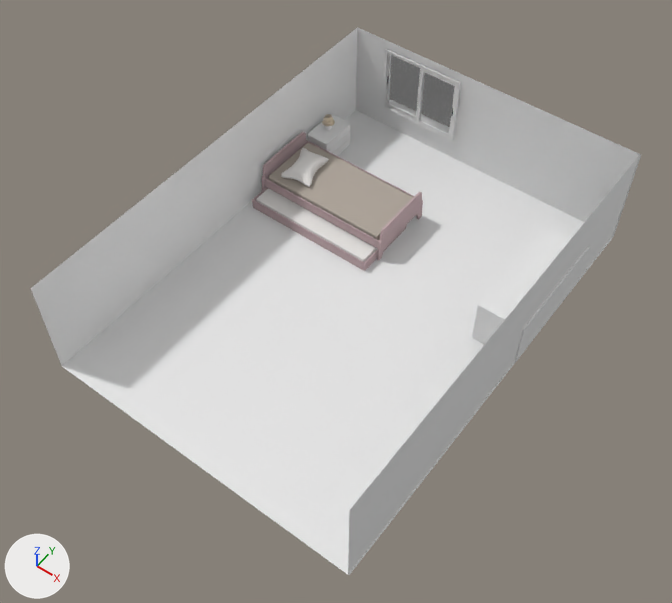
The Blender file modelo/vintage-bed.blend: old version first, new version second.
One viewpoint serves both versions: a camera (50 mm lens) standing at (28.2, -39.8, 52.9) and looking at (3.6, -7.4, 2.2). The lights are fixed; the arrows at lower left show +X, +Y and +Z.

In view in the first picture: 'Mesa de cabeceira', 'Mesa de cabeceira.001', 'Plane', 'Window.L', 'Window.R', 'bed-mattress', 'bed-structure', 'divan', 'divan-mattress'.
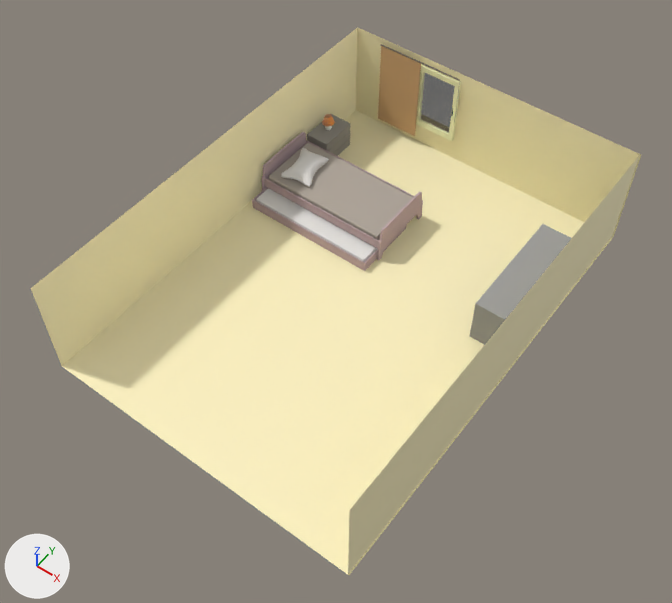
Changed parts and their boxes (x1, y1, x2, y2) in the pictures (672 x 603 px):
'Plane', recoloured (white to beige): (31, 27, 641, 575) in both
'Mesa de cabeceira.001', recoloured, moved (white to grey): before (472, 225, 589, 362); after (470, 224, 572, 345)
'Panel_2', added (brown): after (378, 46, 421, 136)
'Mesa de cabeceira', recoloured: (307, 114, 350, 156) in both
'Rail', added: after (380, 44, 460, 81)
'Panel_1', added: after (415, 67, 421, 129)
'Window.L', unchanged, covered by the edit: before (385, 53, 420, 119)

What changed in the scene script:
```text
Add mat_material_003:
    mat_material_003 = bpy.data.materials.new('Material.003')
    mat_material_003.use_nodes = True; mat_material_003.node_tree.nodes.clear()
    _N = mat_material_003.node_tree.nodes; _L = mat_material_003.node_tree.links
    n0 = _N.new('ShaderNodeBsdfPrincipled'); n0.name = 'Principled BSDF'
    n0.distribution = 'GGX'
    n0.subsurface_method = 'BURLEY'
    n1 = _N.new('ShaderNodeOutputMaterial'); n1.name = 'Material Output'
    n2 = _N.new('ShaderNodeRGB'); n2.name = 'RGB'
    n2.outputs[0].default_value = (1.0, 0.902, 0.546, 1.0)  # 'Color', beige #fff4c3
    _L.new(n0.outputs[0], n1.inputs[0])  # 'BSDF' to 'Surface'
    _L.new(n2.outputs[0], n0.inputs[0])  # 'Color' to 'Base Color'
Add mat_support_1_l_material:
    mat_support_1_l_material = bpy.data.materials.new('Support_1.L_material')
    # nodes: BsdfAnisotropic, BsdfDiffuse, MixShader, OutputMaterial
Add mat_support_0_l_material:
    mat_support_0_l_material = bpy.data.materials.new('Support_0.L_material')
    # nodes: BsdfAnisotropic, BsdfDiffuse, MixShader, OutputMaterial
Change me_plane_002:
    where me_plane_002.from_pydata(...)  # 42 vertices, 26 faces; spans x -300.0..136.0, y -300.0..300.0, z 0.0..149.0
    add me_plane_002.materials.append(mat_material_003)
Change me_cube:
    where me_cube.from_pydata(...)  # 56 vertices, 45 faces; spans x -7.1..-5.1, y -12.94..-10.82, z -0.98..1.31
    add me_cube.materials.append(mat_material_002)  # grey #9d9991
Change me_cube_002:
    where me_cube_002.from_pydata(...)  # 56 vertices, 45 faces; spans x -7.1..-5.1, y -12.94..-10.82, z -0.98..1.31
    add me_cube_002.materials.append(mat_material_001)  # grey #a09f9d
Add me_panel_2:
    me_panel_2.from_pydata([(0.0, 0.0, 0.0), (0.0, 0.0, -1.8), (0.51, 0.0, -1.8), (0.51, 0.0, 0.0)], [], [(0, 1, 2, 3)])
    me_panel_2.materials.append(mat_fabric_material)  # its picture is missing
Add me_panel_1:
    me_panel_1.from_pydata([(0.0, 0.0, 0.0), (0.0, 0.0, -1.8), (0.51, 0.0, -1.8), (0.51, 0.0, 0.0)], [], [(0, 1, 2, 3)])
    me_panel_1.materials.append(mat_fabric_material)  # its picture is missing
Change ob_mesa_de_cabeceira_001:
    ob_mesa_de_cabeceira_001.location: (2.76, 53.59, 1.59) -> (2.57, 53.59, 1.59)
Add ob_panel_2:
    ob_panel_2 = bpy.data.objects.new('Panel_2', me_panel_2)
    ob_panel_2.parent = ob_support_1_l
    ob_panel_2.location = (-0.01, -0.006, -0.008)
Add ob_support_1_l:
    ob_support_1_l = bpy.data.objects.new('Support_1.L', me_support_1_l)  # 12 vertices, 8 faces; spans x 0.0..0.48, y -0.006..0.0, z -0.015..0.0
    ob_support_1_l.parent = ob_rail
    ob_support_1_l.location = (0.02, -0.021, 0.006)
Add ob_rail:
    ob_rail = bpy.data.objects.new('Rail', me_rail)  # 32 vertices, 22 faces; spans x 0.0..1.0, y -0.03..0.0, z 0.0..0.014; in mat_rail_material (brown #756b60)
    ob_rail.location = (-6.42, 11.62, 8.13)
    ob_rail.scale = (7.37, 3.33, 4.1)
Add ob_panel_1:
    ob_panel_1 = bpy.data.objects.new('Panel_1', me_panel_1)
    ob_panel_1.parent = ob_support_0_l
    ob_panel_1.location = (-0.01, -0.006, -0.008)
Add ob_support_0_l:
    ob_support_0_l = bpy.data.objects.new('Support_0.L', me_support_0_l)  # 12 vertices, 8 faces; spans x 0.0..0.48, y -0.006..0.0, z -0.015..0.0
    ob_support_0_l.parent = ob_rail
    ob_support_0_l.location = (0.02, -0.006, 0.006)
```
